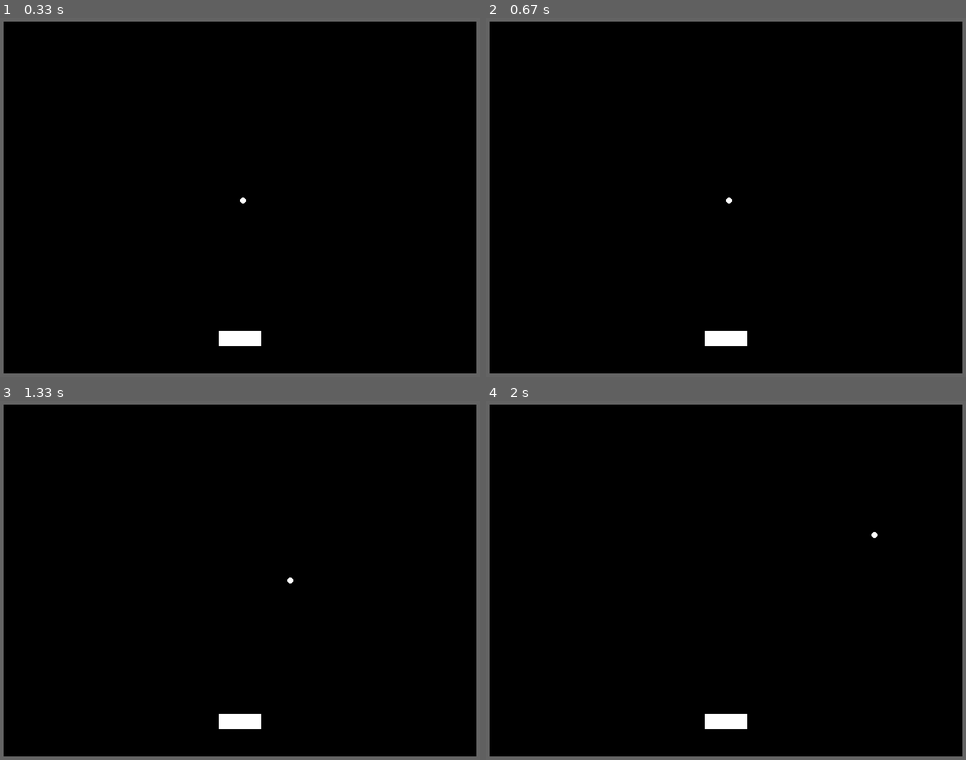
Above: before the commit, frames 1-4 (two rows, left to right).
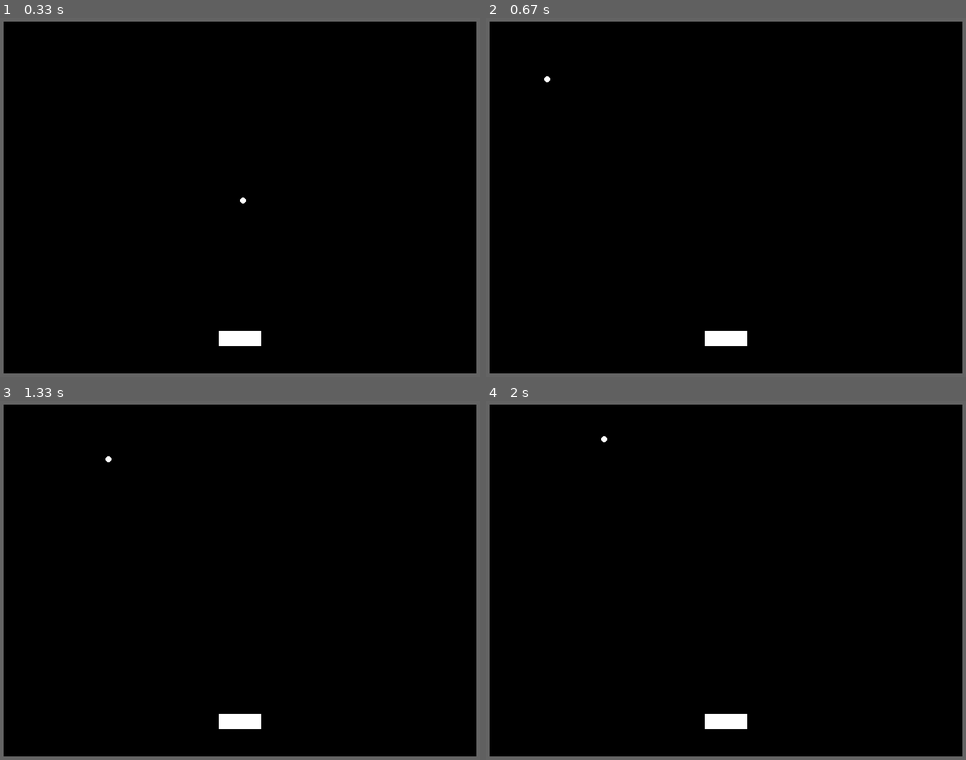
Above: after the commit, the same moments.

Repository: Gibson223/mod-5
Game: pygame game, started from py/main.py
Same seed, same stepped clock (60 frames per second), same inputs: the game is played once before the commit and once after it.
Inputs:
- Up to frame 1 (0.33 s): no input
- Up to frame 2 (0.67 s): tap Home at 0.33 s
- Up to frame 3 (1.33 s): hold Right 0.67-1.13 s; hold Up from 1.17 s (still down)
- Up to frame 4 (2 s): release Up at 1.47 s; hold Right 1.5-1.97 s; tap Home at 1.65 s

Frame 1 is identical in both runs. In frame 2, less than 0.1% of the frame differs, in the area x 12-52%, y 16-52%; in frame 3, less than 0.1%; in frame 4, less than 0.1%.

Commit message:
you can now press HOME to reset the ball location

Diff:
--- a/py/keyBindings.py
+++ b/py/keyBindings.py
@@ -6,7 +6,8 @@
     'up'   : [pygame.K_UP, pygame.K_w],
     'down' : [pygame.K_DOWN, pygame.K_s],
     'activate' : [pygame.K_SPACE, pygame.K_RETURN],
-    'exit' : [pygame.K_ESCAPE]
+    'exit' : [pygame.K_ESCAPE],
+    'restart' : [pygame.K_HOME]
 }
 
 def checkPress(action, keysPressed):
--- a/py/main.py
+++ b/py/main.py
@@ -122,7 +122,7 @@
         self.AllSpritesList.add(self.paddle)
         self.CollisionSpritesList.add(self.paddle)
 
-        # Todo convert .wav files to SIGNED 16?-bit Little? Endian, 44.1KHz, Stereo
+        # Todo convert .wav files to SIGNED 16-bit Little Endian, 44.1KHz, Stereo
         AudioObj.playMusic('mainGameMusic')
         #AudioObj.playMusic('menu')
 
@@ -139,6 +139,7 @@
         """
         if keyBindings.checkPress('exit', keysPressed):
             pygame.quit()
+
         if keyBindings.checkPress('up', keysPressed):
             self.playerBall.yspeed -= 0.1
         if keyBindings.checkPress('down', keysPressed):
@@ -147,6 +148,11 @@
             self.playerBall.xspeed -= 0.1
         if keyBindings.checkPress('right', keysPressed):
             self.playerBall.xspeed += 0.1
+
+        #reset ball location when pressing K_HOME
+        if keyBindings.checkPress('restart', keysPressed):
+            self.playerBall.rect.x = 100
+            self.playerBall.rect.y = 100
 
     def updateGame(self):
         """
@@ -202,11 +208,11 @@
 
 
         # if there are collisions iterate through them
-        print(len(collisions), " collisions")
+        #print(len(collisions), " collisions")
         for c in collisions:
 
             isVertical = CollisionHandling.findBounceIsVertical(ballObj, c)
-            print(isVertical)
+            #print(isVertical)
 
             if isVertical:
 
